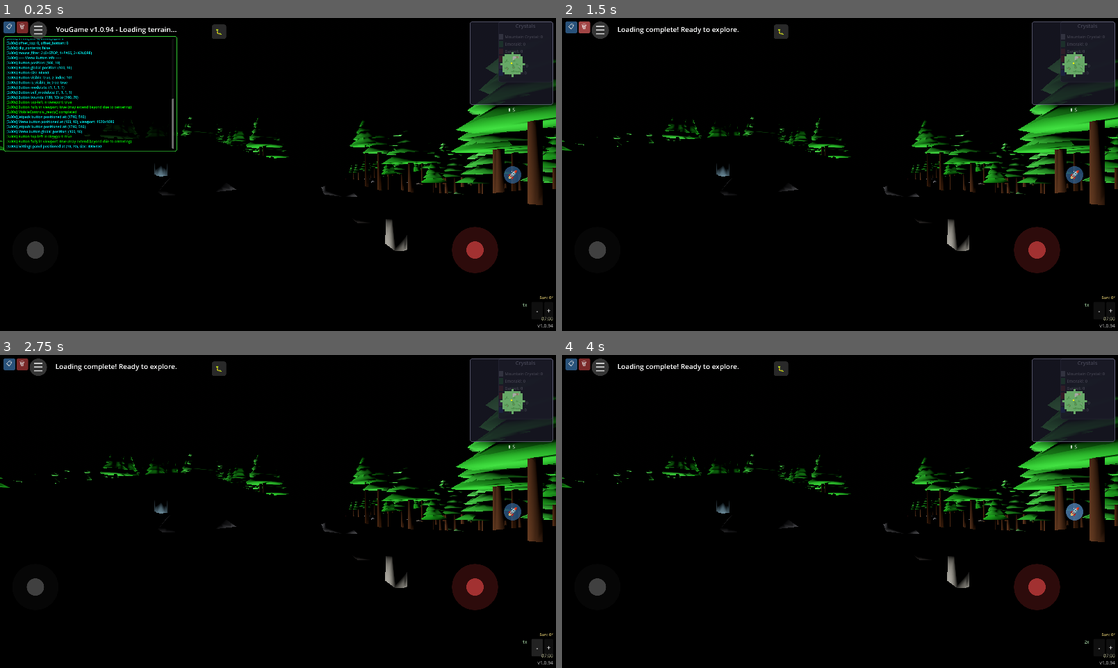
Above: before the commit, frames 1-4 (two rows, left to right).
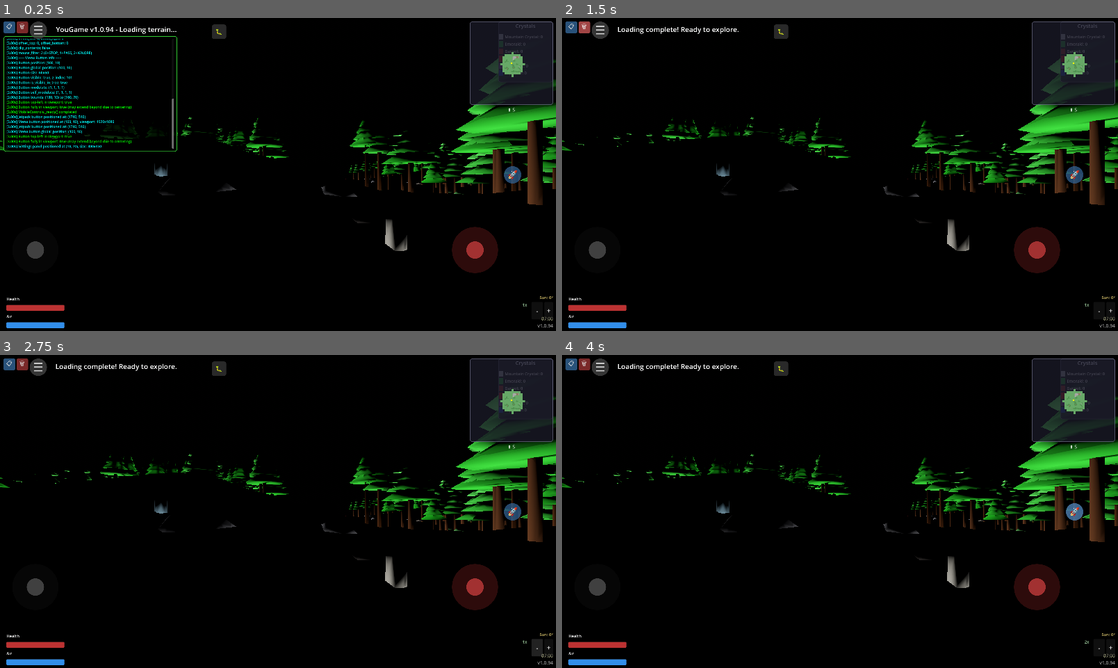
Above: after the commit, the same moments.

Repository: felix-dieterle/YouGame_godot4_public
Game: Godot game, scene res://scenes/main.tscn
The game is run twice, just before and just after one commit, with the same random seed, the same clock (stepped at 60 frames per second) and the same inputs.
Inputs:
- Up to frame 1 (0.25 s): no input
- Up to frame 2 (1.5 s): click "📋" at 0.5 s; click "🗑" at 1.25 s
- Up to frame 3 (2.75 s): click "-" at 2 s
- Up to frame 4 (4 s): click "+" at 2.75 s; click "🚀" at 3.5 s

The runs differ from the first frame. In frame 1, 0.4% of the frame differs, in the area x 1-12%, y 89-100%; in frame 2, 0.4%; in frame 3, 0.4%; in frame 4, 0.4%.

Commit message:
Add air and health bar mechanics with UI
Co-authored-by: felix-dieterle <1490062+felix-dieterle@users.noreply.github.com>

Diff:
--- a/scripts/player.gd
+++ b/scripts/player.gd
@@ -71,6 +71,15 @@
 # Glide state - tracks if player was using jetpack and should now glide
 var is_gliding: bool = false
 var was_jetpack_active: bool = false
+
+# Air and health bar system
+@export var max_air: float = 100.0  # Maximum air capacity
+@export var max_health: float = 100.0  # Maximum health
+@export var air_depletion_rate: float = 10.0  # Air lost per second when underwater
+@export var health_depletion_rate: float = 5.0  # Health lost per second when air is empty underwater
+var current_air: float = 100.0  # Current air level
+var current_health: float = 100.0  # Current health
+var is_underwater: bool = false  # Track if player is currently underwater
 
 func _ready() -> void:
     # Add to Player group so other systems can find this node
@@ -287,6 +296,9 @@
                 global_position.y = terrain_level
                 velocity.y = 0.0
 
+    # Update air and health bars
+    _update_air_and_health(delta)
+
 func _input(event) -> void:
     # Camera view toggle
     if event.is_action_pressed("toggle_camera_view"):
@@ -542,6 +554,49 @@
 func set_input_enabled(enabled: bool) -> void:
     input_enabled = enabled
 
+## Update air and health bars based on underwater status
+func _update_air_and_health(delta: float) -> void:
+    if not world_manager:
+        return
+
+    # Check if player is underwater
+    var water_depth = world_manager.get_water_depth_at_position(global_position)
+    is_underwater = water_depth > 0.5  # Player is underwater if water depth is more than 0.5 units
+
+    if is_underwater:
+        # Deplete air when underwater
+        current_air = max(0.0, current_air - air_depletion_rate * delta)
+
+        # If air is empty, deplete health
+        if current_air <= 0.0:
+            current_health = max(0.0, current_health - health_depletion_rate * delta)
+
+            # Check for game over
+            if current_health <= 0.0:
+                _trigger_game_over()
+    else:
+        # Refill air immediately when above water
+        current_air = max_air
+
+    # Update UI
+    _update_air_health_ui()
+
+## Trigger game over when health reaches zero
+func _trigger_game_over() -> void:
+    # Disable player input
+    set_input_enabled(false)
+
+    # Show game over message
+    var ui_manager = get_tree().get_first_node_in_group("UIManager")
+    if ui_manager and ui_manager.has_method("show_game_over"):
+        ui_manager.show_game_over()
+
+## Update air and health UI elements
+func _update_air_health_ui() -> void:
+    var ui_manager = get_tree().get_first_node_in_group("UIManager")
+    if ui_manager and ui_manager.has_method("update_air_health_bars"):
+        ui_manager.update_air_health_bars(current_air, max_air, current_health, max_health)
+
 ## Get the terrain level at the player's current position (accounting for water depth)
 func _get_terrain_level() -> float:
     if not world_manager:
@@ -651,6 +706,17 @@
         if "selected_item" in player_data:
             selected_item = player_data["selected_item"]
 
+        # Restore air and health
+        if "current_air" in player_data:
+            current_air = player_data["current_air"]
+        else:
+            current_air = max_air  # Default to full if not in save
+
+        if "current_health" in player_data:
+            current_health = player_data["current_health"]
+        else:
+            current_health = max_health  # Default to full if not in save
+
         print("Player: Loaded saved position: ", global_position)
 
 ## Place a torch at the player's current position
--- a/scripts/save_game_manager.gd
+++ b/scripts/save_game_manager.gd
@@ -14,7 +14,9 @@
         "is_first_person": false,
         "inventory": {},  # Crystal inventory
         "torch_count": 100,  # Number of torches in inventory
-        "selected_item": "torch"  # Currently selected item
+        "selected_item": "torch",  # Currently selected item
+        "current_air": 100.0,  # Current air level
+        "current_health": 100.0  # Current health
     },
     "world": {
         "seed": 12345,
@@ -76,13 +78,17 @@
         var inventory = player.crystal_inventory if "crystal_inventory" in player else {}
         var torch_count = player.torch_count if "torch_count" in player else 100
         var selected_item = player.selected_item if "selected_item" in player else "torch"
+        var current_air = player.current_air if "current_air" in player else 100.0
+        var current_health = player.current_health if "current_health" in player else 100.0
         update_player_data(
             player.global_position,
             player.rotation.y,
             player.is_first_person if "is_first_person" in player else false,
             inventory,
             torch_count,
-            selected_item
+            selected_item,
+            current_air,
+            current_health
         )
 
     # Collect all placed torches in the world
@@ -151,6 +157,8 @@
     config.set_value("player", "is_first_person", save_data["player"]["is_first_person"])
     config.set_value("player", "torch_count", save_data["player"]["torch_count"])
     config.set_value("player", "selected_item", save_data["player"]["selected_item"])
+    config.set_value("player", "current_air", save_data["player"]["current_air"])
+    config.set_value("player", "current_health", save_data["player"]["current_health"])
 
     # Save inventory (convert dictionary to JSON string for easier storage)
     var inventory_json = JSON.stringify(save_data["player"]["inventory"])
@@ -220,6 +228,8 @@
     save_data["player"]["is_first_person"] = config.get_value("player", "is_first_person", false)
     save_data["player"]["torch_count"] = config.get_value("player", "torch_count", 100)
     save_data["player"]["selected_item"] = config.get_value("player", "selected_item", "torch")
+    save_data["player"]["current_air"] = config.get_value("player", "current_air", 100.0)
+    save_data["player"]["current_health"] = config.get_value("player", "current_health", 100.0)
 
     # Load inventory (parse from JSON string)
     var inventory_json = config.get_value("player", "inventory", "{}")
@@ -267,13 +277,15 @@
     return true
 
 # Update player data for saving
-func update_player_data(position: Vector3, rotation_y: float, is_first_person: bool, inventory: Dictionary = {}, torch_count: int = 100, selected_item: String = "torch") -> void:
+func update_player_data(position: Vector3, rotation_y: float, is_first_person: bool, inventory: Dictionary = {}, torch_count: int = 100, selected_item: String = "torch", current_air: float = 100.0, current_health: float = 100.0) -> void:
     save_data["player"]["position"] = position
     save_data["player"]["rotation_y"] = rotation_y
     save_data["player"]["is_first_person"] = is_first_person
     save_data["player"]["inventory"] = inventory
     save_data["player"]["torch_count"] = torch_count
     save_data["player"]["selected_item"] = selected_item
+    save_data["player"]["current_air"] = current_air
+    save_data["player"]["current_health"] = current_health
 
 # Update world data for saving
 func update_world_data(seed: int, player_chunk: Vector2i, torches: Array = []) -> void:
--- a/scripts/ui_manager.gd
+++ b/scripts/ui_manager.gd
@@ -19,6 +19,9 @@
 var inventory_visible: bool = false  # Track inventory visibility
 var torch_count_label: Label  # Label for torch count
 var selected_item_label: Label  # Label for selected item
+var air_bar: ProgressBar  # Air bar
+var health_bar: ProgressBar  # Health bar
+var game_over_overlay: ColorRect  # Game over screen
 
 # State
 var initial_loading_complete: bool = false
@@ -247,6 +250,9 @@
     # Create inventory panel (initially hidden)
     _create_inventory_panel()
 
+    # Create air and health bars (bottom-left)
+    _create_air_health_bars()
+
     # Create and show start menu if save file exists
     _create_start_menu()
 
@@ -745,3 +751,144 @@
 func update_torch_count(count: int) -> void:
     if torch_count_label:
         torch_count_label.text = "Torches: %d" % count
+
+## Create air and health bars
+func _create_air_health_bars() -> void:
+    # Create container for bars
+    var bars_container = VBoxContainer.new()
+    bars_container.anchor_left = 0.0
+    bars_container.anchor_top = 1.0
+    bars_container.anchor_right = 0.0
+    bars_container.anchor_bottom = 1.0
+    bars_container.offset_left = 20
+    bars_container.offset_top = -120
+    bars_container.offset_right = 220
+    bars_container.offset_bottom = -20
+    bars_container.add_theme_constant_override("separation", 10)
+    bars_container.z_index = 60
+    add_child(bars_container)
+
+    # Health bar (top)
+    var health_label = Label.new()
+    health_label.text = "Health"
+    health_label.add_theme_font_size_override("font_size", 14)
+    health_label.add_theme_color_override("font_color", Color(1.0, 1.0, 1.0))
+    bars_container.add_child(health_label)
+
+    health_bar = ProgressBar.new()
+    health_bar.custom_minimum_size = Vector2(200, 20)
+    health_bar.min_value = 0
+    health_bar.max_value = 100
+    health_bar.value = 100
+    health_bar.show_percentage = false
+
+    # Style health bar
+    var health_style = StyleBoxFlat.new()
+    health_style.bg_color = Color(0.8, 0.2, 0.2, 0.9)  # Red
+    health_style.corner_radius_top_left = 3
+    health_style.corner_radius_top_right = 3
+    health_style.corner_radius_bottom_left = 3
+    health_style.corner_radius_bottom_right = 3
+    health_bar.add_theme_stylebox_override("fill", health_style)
+
+    var health_bg_style = StyleBoxFlat.new()
+    health_bg_style.bg_color = Color(0.2, 0.2, 0.2, 0.9)
+    health_bg_style.corner_radius_top_left = 3
+    health_bg_style.corner_radius_top_right = 3
+    health_bg_style.corner_radius_bottom_left = 3
+    health_bg_style.corner_radius_bottom_right = 3
+    health_bar.add_theme_stylebox_override("background", health_bg_style)
+
+    bars_container.add_child(health_bar)
+
+    # Air bar (bottom)
+    var air_label = Label.new()
+    air_label.text = "Air"
+    air_label.add_theme_font_size_override("font_size", 14)
+    air_label.add_theme_color_override("font_color", Color(1.0, 1.0, 1.0))
+    bars_container.add_child(air_label)
+
+    air_bar = ProgressBar.new()
+    air_bar.custom_minimum_size = Vector2(200, 20)
+    air_bar.min_value = 0
+    air_bar.max_value = 100
+    air_bar.value = 100
+    air_bar.show_percentage = false
+
+    # Style air bar
+    var air_style = StyleBoxFlat.new()
+    air_style.bg_color = Color(0.2, 0.6, 1.0, 0.9)  # Light blue
+    air_style.corner_radius_top_left = 3
+    air_style.corner_radius_top_right = 3
+    air_style.corner_radius_bottom_left = 3
+    air_style.corner_radius_bottom_right = 3
+    air_bar.add_theme_stylebox_override("fill", air_style)
+
+    var air_bg_style = StyleBoxFlat.new()
+    air_bg_style.bg_color = Color(0.2, 0.2, 0.2, 0.9)
+    air_bg_style.corner_radius_top_left = 3
+    air_bg_style.corner_radius_top_right = 3
+    air_bg_style.corner_radius_bottom_left = 3
+    air_bg_style.corner_radius_bottom_right = 3
+    air_bar.add_theme_stylebox_override("background", air_bg_style)
+
+    bars_container.add_child(air_bar)
+
+## Update air and health bars
+func update_air_health_bars(current_air: float, max_air: float, current_health: float, max_health: float) -> void:
+    if air_bar:
+        air_bar.max_value = max_air
+        air_bar.value = current_air
+
+    if health_bar:
+        health_bar.max_value = max_health
+        health_bar.value = current_health
+
+## Show game over screen
+func show_game_over() -> void:
+    # Create game over overlay if it doesn't exist
+    if not game_over_overlay:
+        game_over_overlay = ColorRect.new()
+        game_over_overlay.anchor_right = 1.0
+        game_over_overlay.anchor_bottom = 1.0
+        game_over_overlay.color = Color(0.0, 0.0, 0.0, 0.9)
+        game_over_overlay.z_index = 300  # Above everything
+        add_child(game_over_overlay)
+
+        # Create label
+        var game_over_label = Label.new()
+        game_over_label.anchor_left = 0.5
+        game_over_label.anchor_top = 0.5
+        game_over_label.anchor_right = 0.5
+        game_over_label.anchor_bottom = 0.5
+        game_over_label.offset_left = -200
+        game_over_label.offset_top = -100
+        game_over_label.offset_right = 200
+        game_over_label.offset_bottom = 100
+        game_over_label.horizontal_alignment = HORIZONTAL_ALIGNMENT_CENTER
+        game_over_label.vertical_alignment = VERTICAL_ALIGNMENT_CENTER
+        game_over_label.add_theme_font_size_override("font_size", 48)
+        game_over_label.add_theme_color_override("font_color", Color(1.0, 0.3, 0.3))
+        game_over_label.text = "GAME OVER\n\nYou drowned!"
+        game_over_overlay.add_child(game_over_label)
+
+        # Add instruction
+        var instruction_label = Label.new()
+        instruction_label.anchor_left = 0.5
+        instruction_label.anchor_top = 0.5
+        instruction_label.anchor_right = 0.5
+        instruction_label.anchor_bottom = 0.5
+        instruction_label.offset_left = -200
+        instruction_label.offset_top = 100
+        instruction_label.offset_right = 200
+        instruction_label.offset_bottom = 150
+        instruction_label.horizontal_alignment = HORIZONTAL_ALIGNMENT_CENTER
+        instruction_label.add_theme_font_size_override("font_size", 18)
+        instruction_label.add_theme_color_override("font_color", Color(0.8, 0.8, 0.8))
+        instruction_label.text = "Restart the game to continue"
+        game_over_overlay.add_child(instruction_label)
+
+    game_over_overlay.visible = true
+
+    # Pause the game
+    get_tree().paused = true
